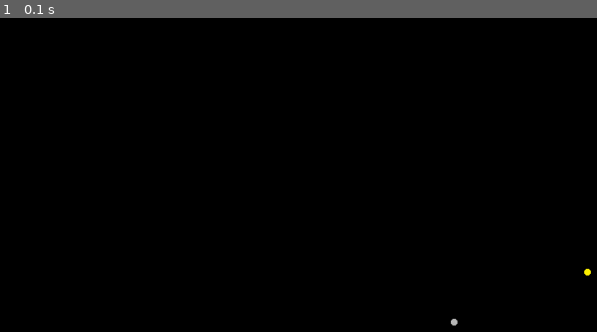
Above: before the commit, frame 1.
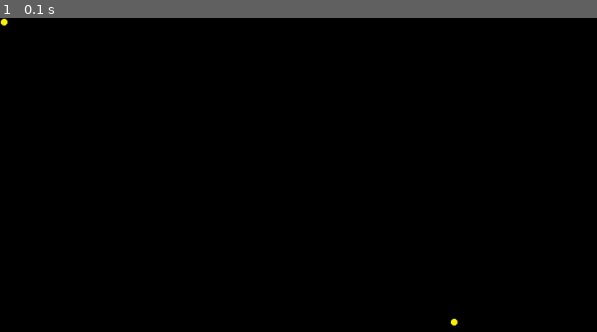
Above: after the commit, the same moment.

Repository: AttackDorito/AQA_Project
Game: pygame game, started from pygame_P1/i4.py
Same seed, same stepped clock (60 frames per second), same inputs: the game is played once before the commit and once after it.
Inputs:
- Up to frame 1 (0.1 s): no input

The runs differ from the first frame. In frame 1, less than 0.1% of the frame differs, in the area x 0-99%, y 0-99%.

Commit message:
fixed resizing movement issue

Diff:
--- a/pygame_P1/i4.py
+++ b/pygame_P1/i4.py
@@ -8,26 +8,28 @@
 pygame.display.set_caption('test window')
 
 body_list = []
-scale_factor = 10000
+scale_factor = 1
 
 screen_size = [1080,720]
 
-planet_one = Body(pos=[700,300], image='star.png')
+planet_one = Body(100, [0,0], [0,0],'star.png')
 body_list.append(planet_one)
-planet_two = Body(pos=[100,100], image='circle.png')
-body_list.append(planet_two)
+#planet_two = Body(pos=[50,50], image='circle.png')
+#body_list.append(planet_two)
 
 
 
 while True:
+
     for item in body_list:
         screen.blit(item.image, item.screen_pos)
-        for item in body_list:
-            item.update_screen_pos([0,0],scale_factor,screen_size)
+    for item in body_list:
+        item.update_screen_pos([0,0],scale_factor,screen_size)
     for event in pygame.event.get():    # fetches event queue
         if event.type == QUIT:          # checks if the window has been closed
             quit()                      # exits the program.
         if event.type == VIDEORESIZE:
             screen_size = pygame.display.get_window_size()
+            print(screen_size)
 
     pygame.display.update()
--- a/pygame_P1/i4_classes.py
+++ b/pygame_P1/i4_classes.py
@@ -2,8 +2,8 @@
 from math import sqrt
 
 class Body():
-    def __init__(self,mass = 1000, vel = [0,0], pos=[0,0], image='star.png'):
-        self.screen_pos = pos
+    def __init__(self,mass, vel, pos, image):
+        self.screen_pos = [0,0]
         self.image = pygame.image.load(image)
         self._mass = mass
         self._pos = pos
@@ -48,5 +48,5 @@
         self._apply_force()
 
     def update_screen_pos(self, screen_offset, scale_factor, screen_size):
-        self.screen_pos[0] = ((self._pos[0] - screen_offset[0])/scale_factor**2)+ screen_size[0]/2
-        self.screen_pos[1] = ((self._pos[1] - screen_offset[1])/scale_factor**2) + screen_size[1]/2
+        self.screen_pos[0] = round(((self._pos[0] - screen_offset[0])/(scale_factor**2)) + screen_size[0]/2)
+        self.screen_pos[1] = round(((self._pos[1] - screen_offset[1])/(scale_factor**2)) + screen_size[1]/2)
